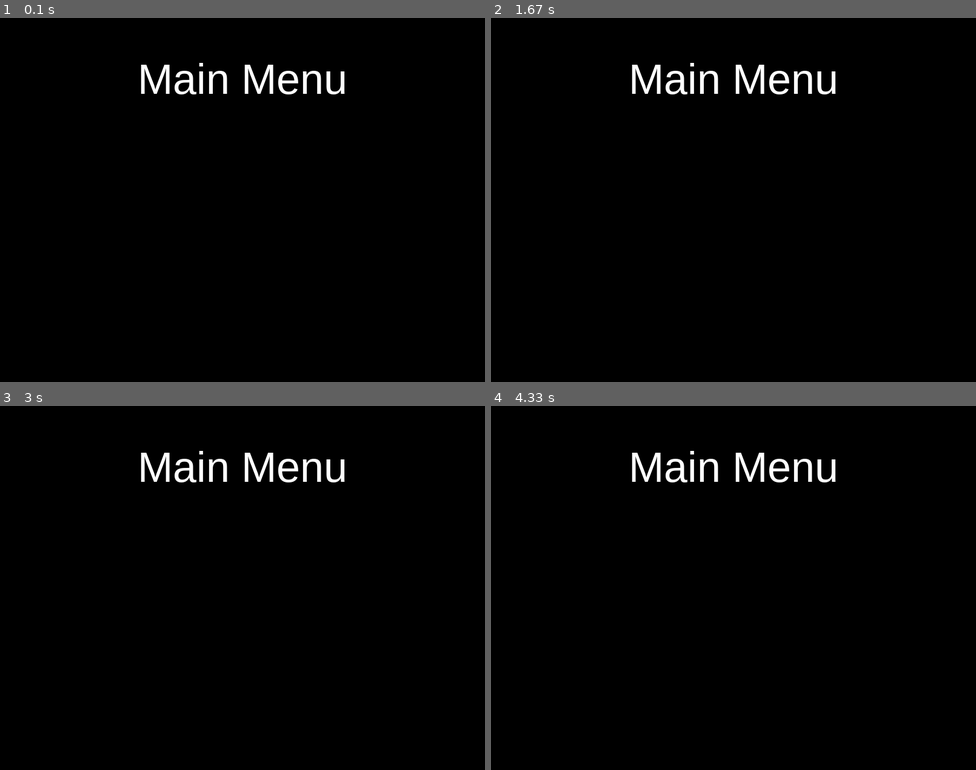
Above: before the commit, frames 1-4 (two rows, left to right).
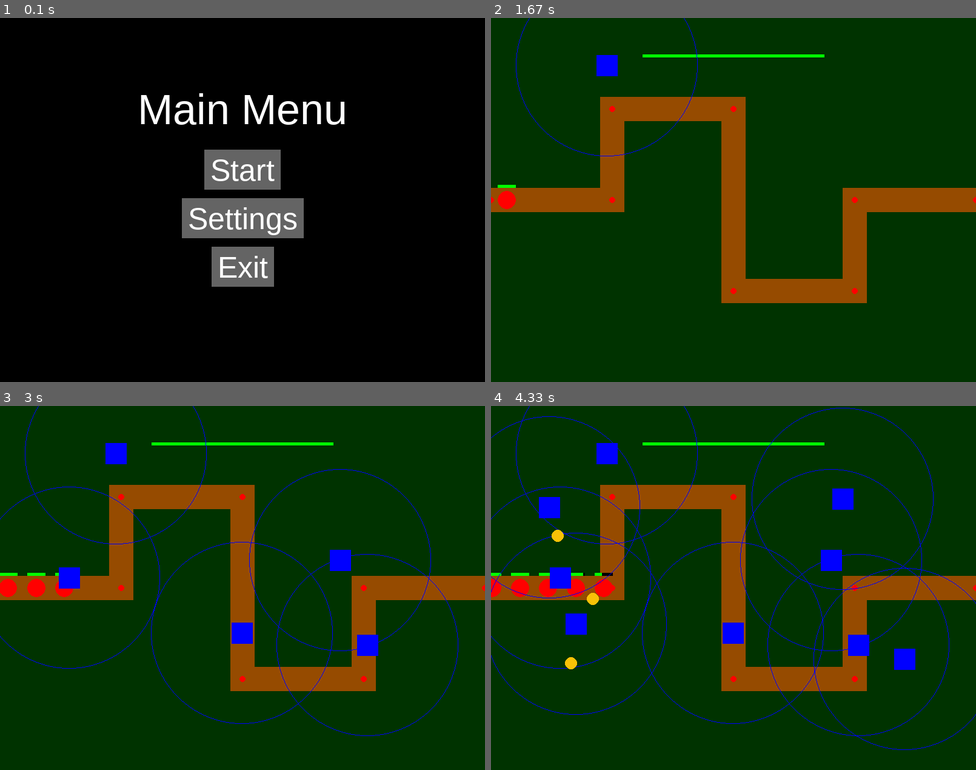
Above: after the commit, the same moments.

Repository: Major9621/PyGame_Tower-Defense
Game: pygame game, started from main.py
Same seed, same stepped clock (60 frames per second), same inputs: the game is played once before the commit and once after it.
Inputs (mouse positions are in pixels of both pictures, inside the frame that each line leads up to):
- Up to frame 1 (0.1 s): no input
- Up to frame 2 (1.67 s): click (733, 170) at 0.38 s, where only the run after the commit has a clickable "Start"; hold Esc 0.67-1.13 s; move the mouse to (733, 221) at 0.7 s; click (733, 170) at 1.22 s, where only the run after the commit has a clickable "Resume"; click (607, 65) at 1.55 s
- Up to frame 3 (3 s): click (67, 577) at 1.88 s; click (242, 631) at 2.22 s; click (368, 646) at 2.55 s; click (339, 558) at 2.88 s
- Up to frame 4 (4.33 s): click (549, 507) at 3.22 s; click (578, 624) at 3.55 s; click (903, 660) at 3.88 s; click (840, 500) at 4.22 s

The runs differ from the first frame. In frame 1, 8.4% of the frame differs, in the area x 29-72%, y 12-74%; in frame 2, 100%, in the area x 0-100%, y 0-100%; in frame 3, 100%; in frame 4, 100%.

Commit message:
Menu, Player Health, Pause and Game Over screens

Diff:
--- /dev/null
+++ b/core/player.py
@@ -0,0 +1,38 @@
+import pygame
+from .constants import BLACK, GREEN
+
+class Player:
+    def __init__(self, maxHP, healthBarPosition):
+        self.max_health = maxHP
+        self.position = healthBarPosition
+        self.health = self.max_health
+        self.radius = 50
+        self.is_alive = True
+
+    def take_damage(self, amount):
+        if self.is_alive:
+            self.health -= amount
+            if self.health <= 0:
+                self.health = 0
+                self.is_alive = False
+                print("Player dead!")
+
+    def is_dead(self):
+        return self.health == 0
+
+    def heal(self, amount):
+        if self.is_alive:
+            self.health += amount
+            if self.health > self.max_health:
+                self.health = self.max_health
+
+
+    def draw_health_bar(self, screen):
+        bar_width = 300
+        health_percent = self.health / self.max_health
+        pygame.draw.rect(screen, BLACK,
+                        (self.position[0] - bar_width//2, self.position[1] - self.radius - 10,
+                        bar_width, 5))
+        pygame.draw.rect(screen, GREEN,
+                        (self.position[0] - bar_width//2, self.position[1] - self.radius - 10,
+                         int(bar_width * health_percent), 5))
--- a/main.py
+++ b/main.py
@@ -1,30 +1,179 @@
 import pygame
+import sys
 from core import inputSystem
 from core.map import Map
 from core.enemy import Enemy
 from core.turret import Turret
-from core.constants import DARKGREEN,BLACK, SCREEN_WIDTH, SCREEN_HEIGHT, FPS
-
+from core.player import Player
+from core.constants import DARKGREEN,BLACK, WHITE, GRAY, SCREEN_WIDTH, SCREEN_HEIGHT, FPS
+
+running = True
 
 def mainMenu():
-    # Initialize pygame
     pygame.init()
     pygame.display.set_caption("MainMenu")
     screen = pygame.display.set_mode((SCREEN_WIDTH, SCREEN_HEIGHT))
 
-
-
-    running = True
+    font = pygame.font.SysFont("Arial-Bold", 50)
+
+    #Drawing buttons
+    def draw_button(text, center_pos):
+        text_render = font.render(text, True, WHITE)
+        rect = text_render.get_rect(center=center_pos)
+        pygame.draw.rect(screen, GRAY, rect.inflate(20, 10))  #button background
+        screen.blit(text_render, rect)
+        return rect
+
+    global running
     while running:
         screen.fill("black")
 
         MENU_MOUSE_POS = pygame.mouse.get_pos()
-        MENU_TEXT = pygame.font.SysFont("Arial-Bold", 70).render("Main Menu", True, "WHITE")
-        MENU_RECT = MENU_TEXT.get_rect(center=(SCREEN_WIDTH // 2, (SCREEN_HEIGHT // 2) - SCREEN_HEIGHT // 3))
-
+        title_font = pygame.font.SysFont("Arial-Bold", 70)
+        MENU_TEXT = title_font.render("Main Menu", True, WHITE)
+        MENU_RECT = MENU_TEXT.get_rect(center=(SCREEN_WIDTH // 2, SCREEN_HEIGHT // 4))
         screen.blit(MENU_TEXT, MENU_RECT)
 
-
+        #Buttons
+        start_button = draw_button("Start", (SCREEN_WIDTH // 2, SCREEN_HEIGHT // 2 - 50))
+        settings_button = draw_button("Settings", (SCREEN_WIDTH // 2, SCREEN_HEIGHT // 2 + 30))
+        exit_button = draw_button("Exit", (SCREEN_WIDTH // 2, SCREEN_HEIGHT // 2 + 110))
+
+        #Events
+        for event in pygame.event.get():
+            if event.type == pygame.QUIT:
+                running = False
+
+            elif event.type == pygame.MOUSEBUTTONDOWN and event.button == 1:
+                if start_button.collidepoint(MENU_MOUSE_POS):
+                    print("Start Game")
+                    play()
+
+                elif settings_button.collidepoint(MENU_MOUSE_POS):
+                    print("Settings")
+
+                elif exit_button.collidepoint(MENU_MOUSE_POS):
+                    print("Exiting")
+                    running = False
+
+        if running:
+            pygame.display.update()
+
+    pygame.quit()
+    sys.exit()
+
+def options():
+    pass
+
+
+
+def play():
+    pygame.init()
+    pygame.display.set_caption("Play")
+    screen = pygame.display.set_mode((SCREEN_WIDTH, SCREEN_HEIGHT))
+    clock = pygame.time.Clock()
+    font = pygame.font.SysFont("Arial-Bold", 50)
+
+    #Drawing Buttons
+    def draw_button(text, center_pos):
+        text_render = font.render(text, True, WHITE)
+        rect = text_render.get_rect(center=center_pos)
+        pygame.draw.rect(screen, GRAY, rect.inflate(20, 10))  #button background
+        screen.blit(text_render, rect)
+        return rect
+
+    #Pause
+    def pause():
+        global running
+        while running:
+            screen.fill("black")
+
+            MENU_MOUSE_POS = pygame.mouse.get_pos()
+            title_font = pygame.font.SysFont("Arial-Bold", 70)
+            MENU_TEXT = title_font.render("Pause Menu", True, WHITE)
+            MENU_RECT = MENU_TEXT.get_rect(center=(SCREEN_WIDTH // 2, SCREEN_HEIGHT // 4))
+            screen.blit(MENU_TEXT, MENU_RECT)
+
+            #Buttons
+            resume_button = draw_button("Resume", (SCREEN_WIDTH // 2, SCREEN_HEIGHT // 2 - 50))
+            mainMenu_button = draw_button("Main Menu", (SCREEN_WIDTH // 2, SCREEN_HEIGHT // 2 + 30))
+            exit_button = draw_button("Exit", (SCREEN_WIDTH // 2, SCREEN_HEIGHT // 2 + 110))
+
+            #Events
+            for event in pygame.event.get():
+                if event.type == pygame.QUIT:
+                    running = False
+
+                elif event.type == pygame.MOUSEBUTTONDOWN and event.button == 1:
+                    if resume_button.collidepoint(MENU_MOUSE_POS):
+                        print("Resume")
+                        return
+
+                    elif mainMenu_button.collidepoint(MENU_MOUSE_POS):
+                        print("Main Menu")
+                        mainMenu()
+
+                    elif exit_button.collidepoint(MENU_MOUSE_POS):
+                        print("Exiting")
+                        running = False
+
+                elif event.type == pygame.KEYDOWN:
+                    if event.key == pygame.K_ESCAPE:
+                        return
+
+            pygame.display.update()
+
+    #Game over
+    def game_over():
+        global running
+        while running:
+            screen.fill("black")
+
+            MENU_MOUSE_POS = pygame.mouse.get_pos()
+            title_font = pygame.font.SysFont("Arial-Bold", 70)
+            MENU_TEXT = title_font.render("GAME OVER!", True, WHITE)
+            MENU_RECT = MENU_TEXT.get_rect(center=(SCREEN_WIDTH // 2, SCREEN_HEIGHT // 4))
+            screen.blit(MENU_TEXT, MENU_RECT)
+
+            #Buttons
+            mainMenu_button = draw_button("Main Menu", (SCREEN_WIDTH // 2, SCREEN_HEIGHT // 2 + 30))
+            exit_button = draw_button("Exit", (SCREEN_WIDTH // 2, SCREEN_HEIGHT // 2 + 110))
+
+            #Events
+            for event in pygame.event.get():
+                if event.type == pygame.QUIT:
+                    running = False
+
+                elif event.type == pygame.MOUSEBUTTONDOWN and event.button == 1:
+
+                    if mainMenu_button.collidepoint(MENU_MOUSE_POS):
+                        print("Main Menu")
+                        mainMenu()
+
+                    elif exit_button.collidepoint(MENU_MOUSE_POS):
+                        print("Exiting")
+                        running = False
+
+            pygame.display.update()
+
+    game_map = Map()
+    turrets = []
+    enemies = pygame.sprite.Group()
+    bullets = pygame.sprite.Group()
+
+    spawn_interval = 750
+    last_spawn_time = 0
+
+    # Game loop
+    global running
+    player = Player(1000, (SCREEN_WIDTH // 2, SCREEN_HEIGHT // 5))
+
+    while running:
+        current_time = pygame.time.get_ticks()
+
+        if player.is_dead():
+            print("Game over")
+            game_over()
 
         # Handle events
         for event in pygame.event.get():
@@ -33,47 +182,13 @@
 
             #Mouse Click
             if(event.type == pygame.MOUSEBUTTONDOWN and event.button == 1):
-                pass
-
-        pygame.display.update()
-
-    pygame.quit()
-
-def options():
-    pass
-
-
-
-
-def play():
-    # Initialize pygame
-    pygame.init()
-    pygame.display.set_caption("Play")
-    screen = pygame.display.set_mode((SCREEN_WIDTH, SCREEN_HEIGHT))
-    clock = pygame.time.Clock()
-
-    game_map = Map()
-    turrets = []
-    enemies = pygame.sprite.Group()
-    bullets = pygame.sprite.Group()
-
-    spawn_interval = 750
-    last_spawn_time = 0
-
-    # Game loop
-    running = True
-    while running:
-        current_time = pygame.time.get_ticks()
-
-        # Handle events
-        for event in pygame.event.get():
-            if event.type == pygame.QUIT:
-                running = False
-
-            #Mouse Click
-            if(event.type == pygame.MOUSEBUTTONDOWN and event.button == 1):
                 inputSystem.leftMouseClickInteraction(event.pos)
                 turrets.append(Turret(event.pos, bullets))
+
+            #Pause game
+            elif event.type == pygame.KEYDOWN:
+                if event.key == pygame.K_ESCAPE:
+                    pause()
 
         #TODO Change to spawn enemies in waves curr spawns enemy every 2sec
         if current_time - last_spawn_time > spawn_interval:
@@ -85,6 +200,7 @@
         for enemy in enemies:
             enemy.update()
             if enemy.reached_end:
+                player.take_damage(50)   #Taking damage if enemy reaches end
                 enemies.remove(enemy)
                 # TODO player losing hp
             if enemy.health <= 0:
@@ -108,6 +224,7 @@
         # Draw everything
         screen.fill(DARKGREEN)
         game_map.draw(screen)
+        player.draw_health_bar(screen)
         for enemy in enemies:
             enemy.draw(screen)
 
@@ -122,5 +239,7 @@
 
     pygame.quit()
 
+
+
 if __name__ == "__main__":
     mainMenu()
Empty file added: core/__init__.py
